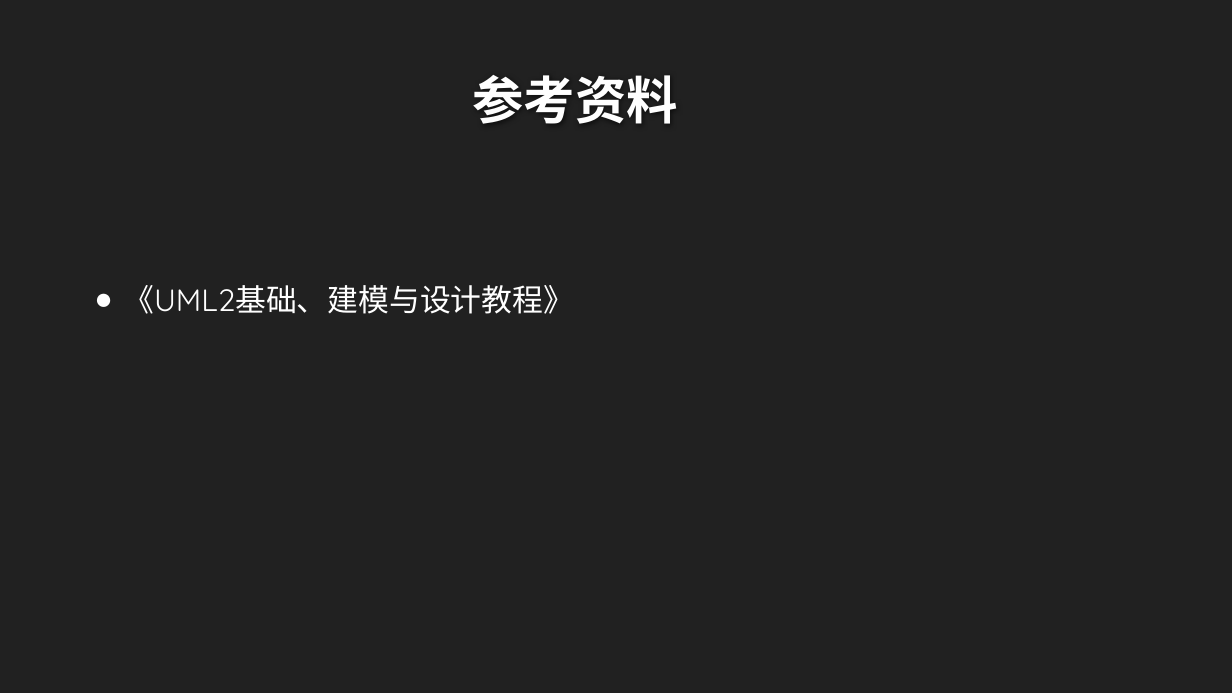
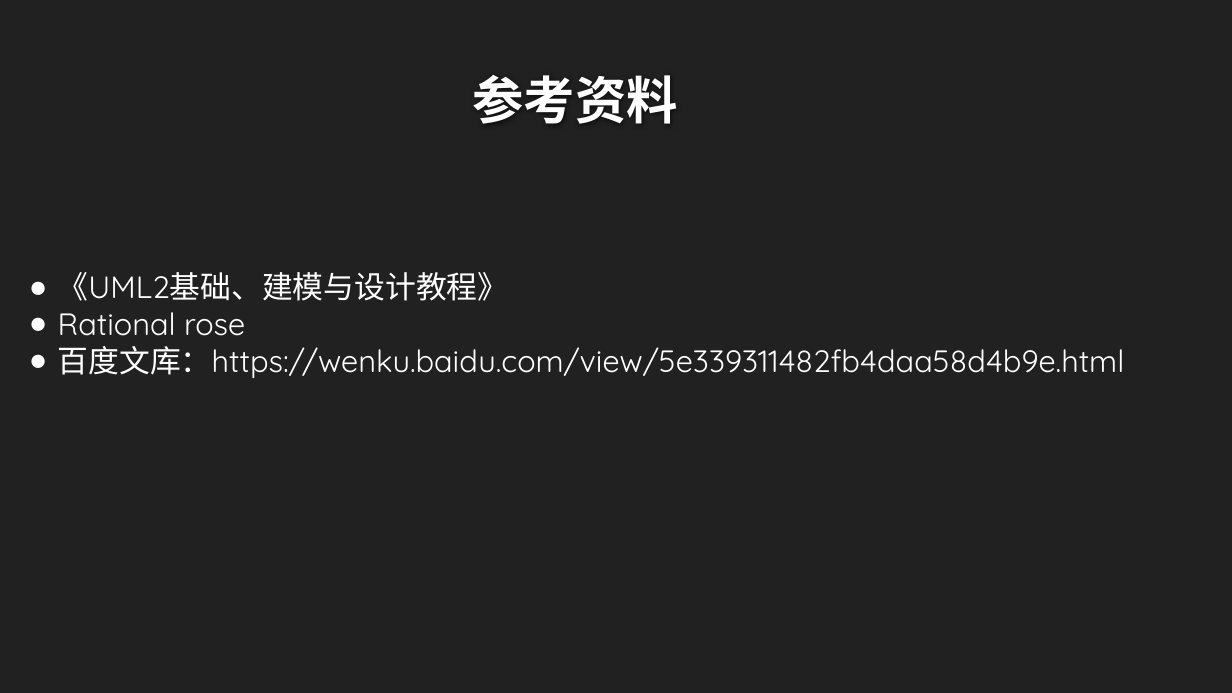
Before and after one commit to twn422/PRD2017, a slide deck: slide 15 of PRD-2017-G24/STW/非受控文件/翻转课堂作业/UML工具：Rational Rose/UML工具：Rational Rose.pptx (slide 8 before the commit). Drawn at 1232x693 pixels with LibreOffice and Linux fonts; fonts in the diff are those of the drawing; background and template pictures are left out. Boxes give left, top, right and bottom in pixels: in the first picture for what was removed or moved away, otherwise in the second. Text is boxed around its words. In the diff, an @@ line names an element or a change of style, - is before the commit and + after.

```diff
--- a/PRD-2017-G24/STW/非受控文件/翻转课堂作业/UML工具：Rational Rose/UML工具：Rational Rose.pptx
+++ b/PRD-2017-G24/STW/非受控文件/翻转课堂作业/UML工具：Rational Rose/UML工具：Rational Rose.pptx
@@ text "《UML2基础、建模与设计教程》": place and size @@
-text "《UML2基础、建模与设计教程》" at [123, 285, 574, 314]
+text "《UML2基础、建模与设计教程》" at [58, 272, 1125, 378]
@@ text at [58, 312, 1125, 378]: paragraphs added @@
+● Rational rose
+● 百度文库：https://wenku.baidu.com/view/5e339311482fb4daa58d4b9e.html
```
Also in this commit, not shown: 3 other slides changed, 10 slides added, 3 slides removed, 2 other files.
